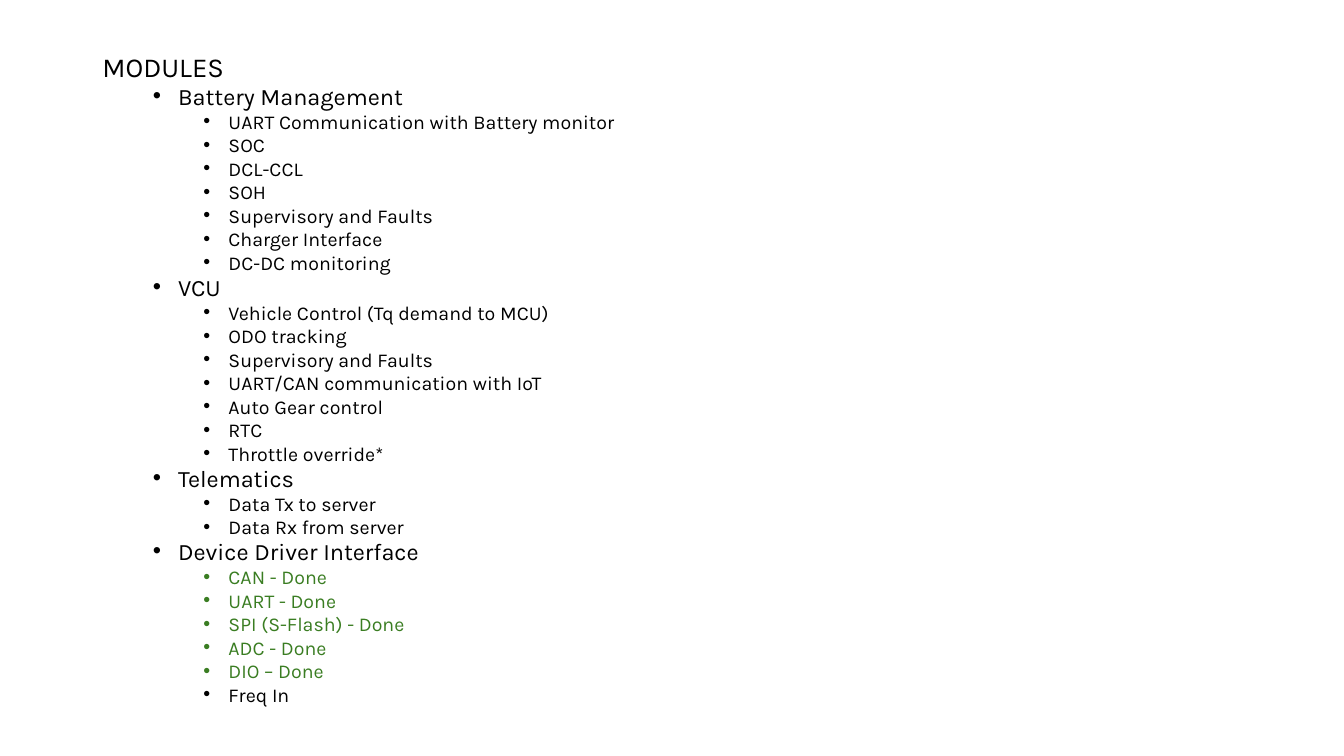
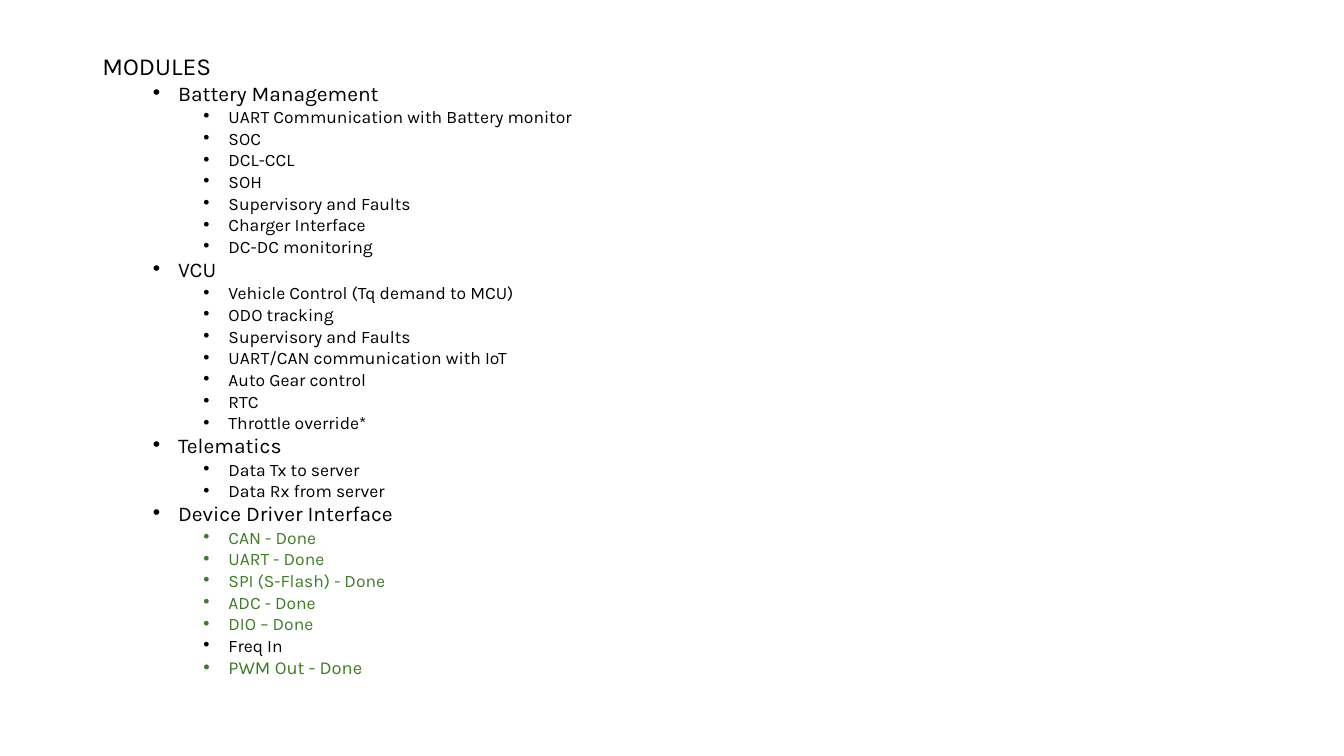
Before and after one commit to grevolserver/Documents, a slide deck: slide 7 of Grevol-VCU.pptx. Drawn at 1344x756 pixels with LibreOffice and Linux fonts; fonts in the diff are those of the drawing. Boxes give left, top, right and bottom in pixels: in the first picture for what was removed or moved away, otherwise in the second. Text is boxed around its words. In the diff, an @@ line names an element or a change of style, - is before the commit and + after.

```diff
--- a/Grevol-VCU.pptx
+++ b/Grevol-VCU.pptx
@@ text at box(102, 59, 572, 656): size 19.6 to 17.5 pt in "MODULES"; size 16.8 to 15 pt in "Battery Management", "VCU", "Telematics", "Device Driver Interface"; size 14 to 12.5 pt in "UART Communication with Battery monitor", "SOC", "DCL-CCL", "SOH" and 18 more places @@
@@ text at box(228, 662, 363, 674): paragraph added @@
+    • PWM Out - Done
```
Also in this commit, not shown: 3 other slides changed, 3 slides added, 1 slide removed, 1 other file.
